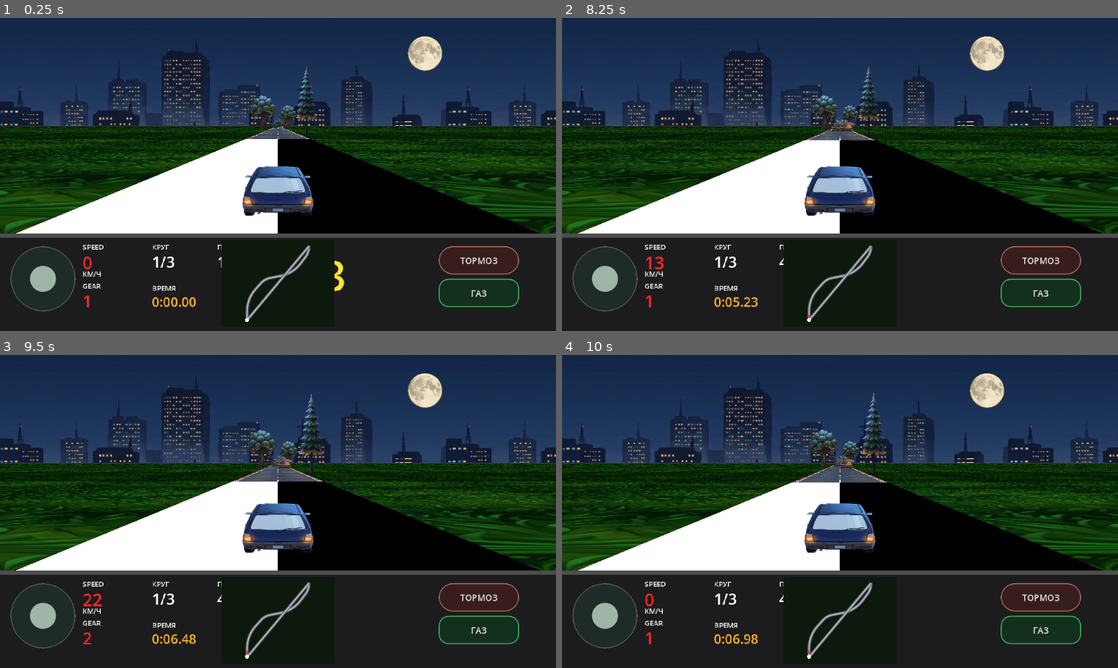
Above: before the commit, frames 1-4 (two rows, left to right).
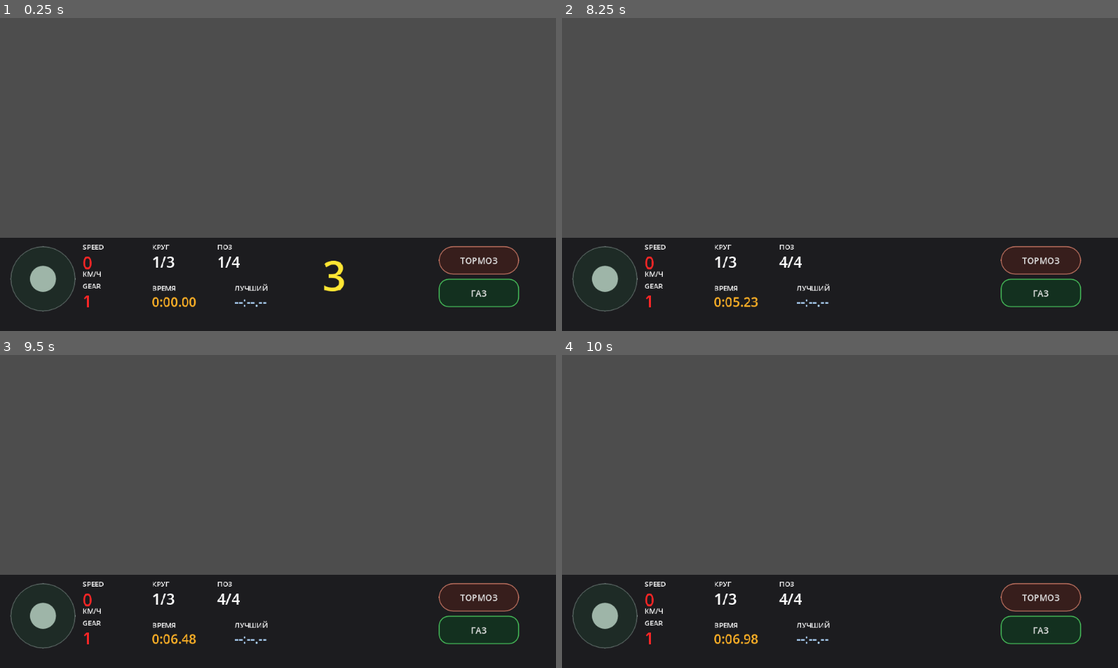
Above: after the commit, the same moments.

Repository: masterofmagic234/Arkon
Game: Godot game, scene res://scenes/level2_pseudo3d.tscn
The game is run twice, just before and just after one commit, with the same random seed, the same clock (stepped at 60 frames per second) and the same inputs. This scene is started directly instead of the project's main scene.
Inputs (mouse positions are in pixels of both pictures, inside the frame that each line leads up to):
- Up to frame 1 (0.25 s): no input
- Up to frame 2 (8.25 s): click "ТОРМОЗ" at 0.5 s; click "ГАЗ" at 1.25 s; tap Enter at 2, 3.5, 6.5 s; move the mouse to (962, 158) at 2.02 s; hold D (race_right) 2.03-2.75 s; click (962, 158) at 2.17 s; tap Space at 2.75, 5, 8 s; drag from (728, 190) to (812, 237) at 2.77 s; move the mouse to (895, 105) at 3.52 s; hold D (race_right) 3.53-4.25 s; drag from (812, 237) to (673, 127) at 4.27 s; move the mouse to (1006, 221) at 5.02 s; hold A (race_left) 5.03-5.75 s; drag from (673, 127) to (756, 96) at 5.77 s; move the mouse to (867, 174) at 6.52 s; hold S (race_brake) 6.53-7.25 s; click (867, 174) at 6.67 s; drag from (756, 96) to (728, 190) at 7.27 s; move the mouse to (962, 158) at 8.02 s; hold W (race_accel) from 8.03 s (still down)
- Up to frame 3 (9.5 s): release W (race_accel) at 8.75 s; drag from (166, 527) to (250, 574) at 8.77 s
- Up to frame 4 (10 s): move the mouse to (895, 442) at 9.52 s; hold S (race_brake) from 9.53 s (still down)

The runs differ from the first frame. In frame 1, 69% of the frame differs, in the area x 0-100%, y 0-98%; in frame 2, 69%; in frame 3, 68%; in frame 4, 68%.
Error after the commit: Parse Error: Identifier "camera_track_x" not declared in the current scope. (res://scripts/race_renderer_pseudo3d.gd:229)

Commit message:
Add stable parallax to Level 2 skyline

Diff:
--- a/scripts/race_renderer_pseudo3d.gd
+++ b/scripts/race_renderer_pseudo3d.gd
@@ -36,6 +36,7 @@
 var track_pattern: Array = []
 var track_x: PackedFloat32Array = PackedFloat32Array()
 var track_size: int = 0
+var sky_reference_track_x: float = 0.0
 
 var ssx := PackedFloat32Array()
 var ssy := PackedFloat32Array()
@@ -103,6 +104,7 @@
     track_pattern = pattern
     track_x = tx
     track_size = pattern.size()
+    sky_reference_track_x = _smooth_track_x(float(player_ref.segment_index % maxi(track_size, 1)) + clampf(player_ref.segment_progress, 0.0, 0.9999)) if track_size > 0 else 0.0
     queue_redraw()
 
 func _process(_delta: float) -> void:
@@ -173,31 +175,63 @@
     _draw_player_car(w, draw_h)
 
 func _draw_sky(w: float, horizon_y: float) -> void:
-    # Level 2 is a night race. Keep a dark base behind the backdrop so the
-    # skyline can be enlarged without exposing an empty strip at the horizon.
+    # Night base. The skyline is rendered as a distant world layer rather
+    # than a static screen-space image, so corners can move it subtly.
     draw_rect(Rect2(0.0, 0.0, w, horizon_y), Color(0.035, 0.07, 0.13), true)
 
     if city_texture != null:
-        # The source artwork keeps most of the skyline near its lower edge.
-        # Scale the backdrop up and keep its bottom locked to the road horizon
-        # so the city rises visibly above the grass instead of sitting tiny
-        # on the bottom edge of the sky.
+        var tex_w: float = float(city_texture.get_width())
+        var tex_h: float = float(city_texture.get_height())
         var city_scale: float = 1.55
-        var city_h: float = horizon_y * city_scale
-        var city_y: float = horizon_y - city_h
-        draw_texture_rect(
-            city_texture,
-            Rect2(0.0, city_y, w, city_h),
-            true
-        )
-
-    # The moon is a separate foreground layer: it remains visible in front
-    # of the city image instead of being baked into the skyline.
+
+        var cam_seg: int = player_car.segment_index % track_size
+        var cam_progress: float = clampf(player_car.segment_progress, 0.0, 0.9999)
+        var camera_track_x: float = _smooth_track_x(float(cam_seg) + cam_progress)
+
+        # Use displacement from the race-start reference, not absolute
+        # track_x. This prevents the skyline from accumulating an ever-growing
+        # offset and keeps the panorama stable across laps.
+        var relative_track_x: float = camera_track_x - sky_reference_track_x
+        var parallax_px: float = relative_track_x * 12.0
+
+        # The backdrop is enlarged while its bottom edge stays exactly on the
+        # road horizon. We sample the lower part of the source image because
+        # that is where the skyline sits in city_night.png.
+        var u_start: float = parallax_px / (tex_w * city_scale)
+        var u_end: float = u_start + w / (tex_w * city_scale)
+        var visible_source_height: float = horizon_y / city_scale
+        var v_start: float = clampf(1.0 - visible_source_height / tex_h, 0.0, 1.0)
+        var v_end: float = 1.0
+
+        var pts := PackedVector2Array([
+            Vector2(0.0, 0.0),
+            Vector2(w, 0.0),
+            Vector2(w, horizon_y),
+            Vector2(0.0, horizon_y)
+        ])
+        var uvs := PackedVector2Array([
+            Vector2(u_start, v_start),
+            Vector2(u_end, v_start),
+            Vector2(u_end, v_end),
+            Vector2(u_start, v_end)
+        ])
+        var cols := PackedColorArray([
+            Color.WHITE, Color.WHITE, Color.WHITE, Color.WHITE
+        ])
+        draw_polygon(pts, cols, uvs, city_texture)
+
+    # The moon is a much more distant layer, so it follows only 20% of the
+    # skyline's parallax. Its position is wrapped to avoid leaving the screen
+    # permanently on long curves.
     if moon_texture != null:
         var moon_size: float = minf(horizon_y * 0.46, w * 0.16)
+        var moon_x: float = posmod(
+            w * 0.72 - (camera_track_x - sky_reference_track_x) * 12.0 * 0.2 + w,
+            w * 2.0
+        ) - w * 0.5
         draw_texture_rect(
             moon_texture,
-            Rect2(w * 0.72, horizon_y * 0.10, moon_size, moon_size),
+            Rect2(moon_x, horizon_y * 0.10, moon_size, moon_size),
             false,
             Color(1.0, 1.0, 1.0, 0.96)
         )
